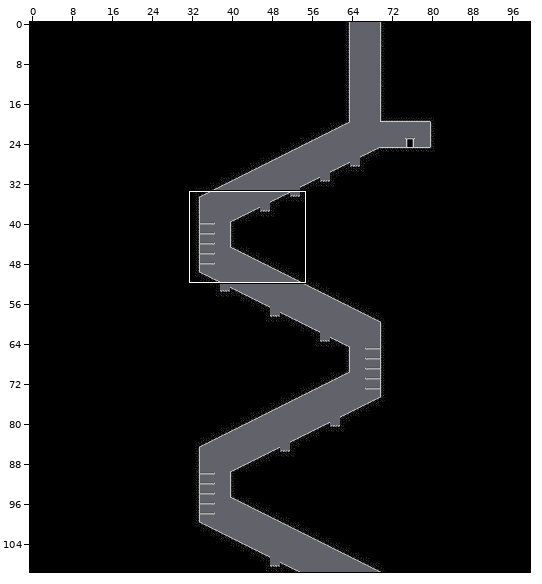
One commit to this Tiled map: assets/Data/Map/bluezone_map3.tmx. Above: a wide view before the commit, with the close-up outlined.
Close-up. Before:
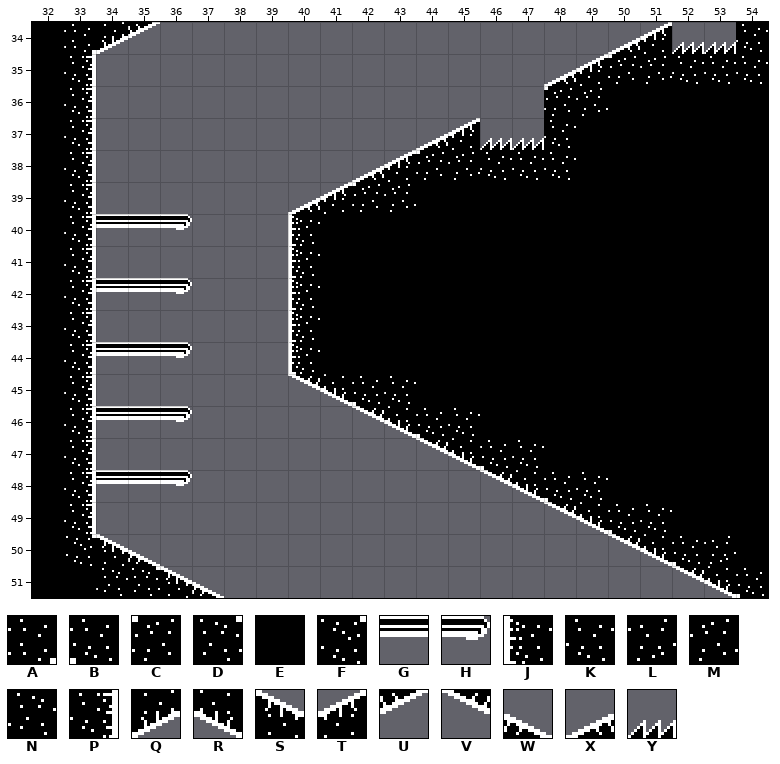
Cells are 16x16 px. Shown: x 32..54, y 34..51. The commit also changed other parts of the map, which this record leaves out.
Key: from "amproject": A 0, B 1, C 1 flipped up-down, D 1 turned 180, E 6, F 7, G 19, H 20, J 21, K 22, L 22 flipped left-right, M 22 flipped up-down, N 22 turned 180, P 23, Q 31, R 31 flipped left-right, S 31 flipped up-down, T 31 turned 180, U 32, V 32 flipped left-right, W 32 flipped up-down, X 32 turned 180, Y 47.
_ is an empty cell.
Layer "Tiles" before, first column x 32:
34 EAQU______________XTYYK
35 EP______________XTCMKKK
36 EP______________CMEEEEE
37 EP__________XTYYKEEEEEE
38 EP________XTCMKKKEEEEEE
39 EP______XTCMEEEEEEEEEEE
40 EPGGH___JEEEEEEEEEEEEEE
41 EP______JEEEEEEEEEEEEEE
42 EPGGH___JEEEEEEEEEEEEEE
43 EP______JEEEEEEEEEEEEEE
44 EPGGH___JEEEEEEEEEEEEEE
45 EP______VRBKEEEEEEEEEEE
46 EPGGH_____VRBKEEEEEEEEE
47 EP__________VRBKEEEEEEE
48 EPGGH_________VRBKEEEEE
49 EP______________VRBKEEE
50 EFSW______________VRBLE
51 EENDSW______________VRB
After the commit:
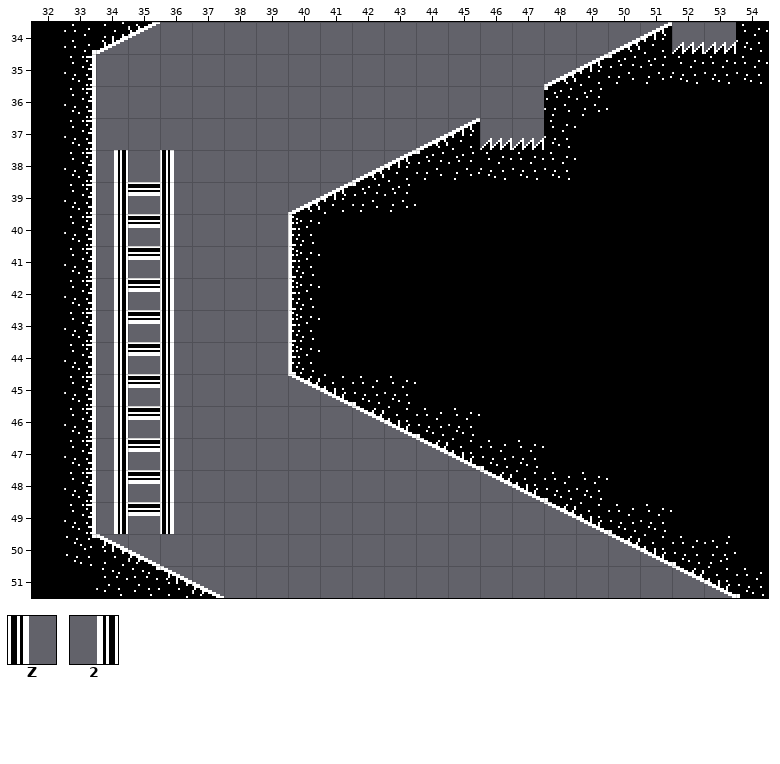
Further tiles: from "amproject": Z 19 turned 270, 2 19 turned 90.
Edits made:
Layer "Tiles":
y 38: x 34 _ -> 2; x 36 _ -> Z
y 39: x 34..36 ___ -> 2GZ
y 40: x 34 G -> 2; x 36 H -> Z
y 41: x 34..36 ___ -> 2GZ
y 42: x 34 G -> 2; x 36 H -> Z
y 43: x 34..36 ___ -> 2GZ
y 44: x 34 G -> 2; x 36 H -> Z
y 45: x 34..36 ___ -> 2GZ
y 46: x 34 G -> 2; x 36 H -> Z
y 47: x 34..36 ___ -> 2GZ
y 48: x 34 G -> 2; x 36 H -> Z
y 49: x 34..36 ___ -> 2GZ
